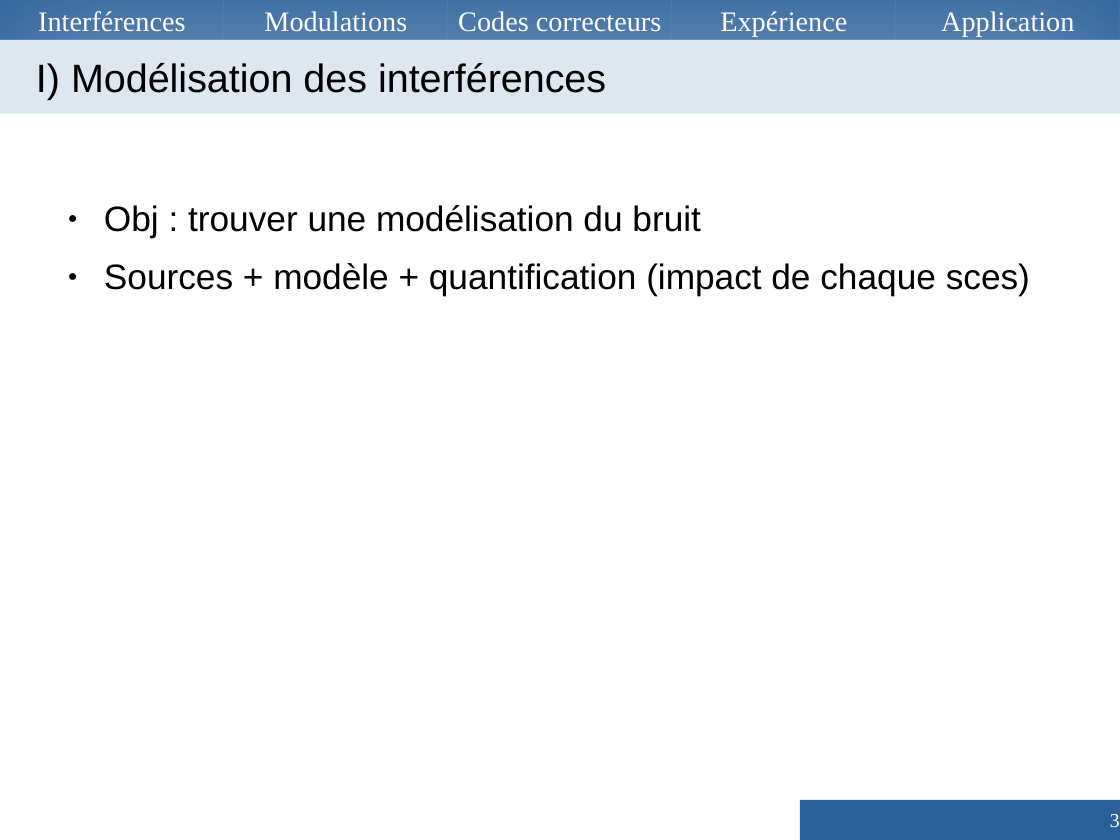
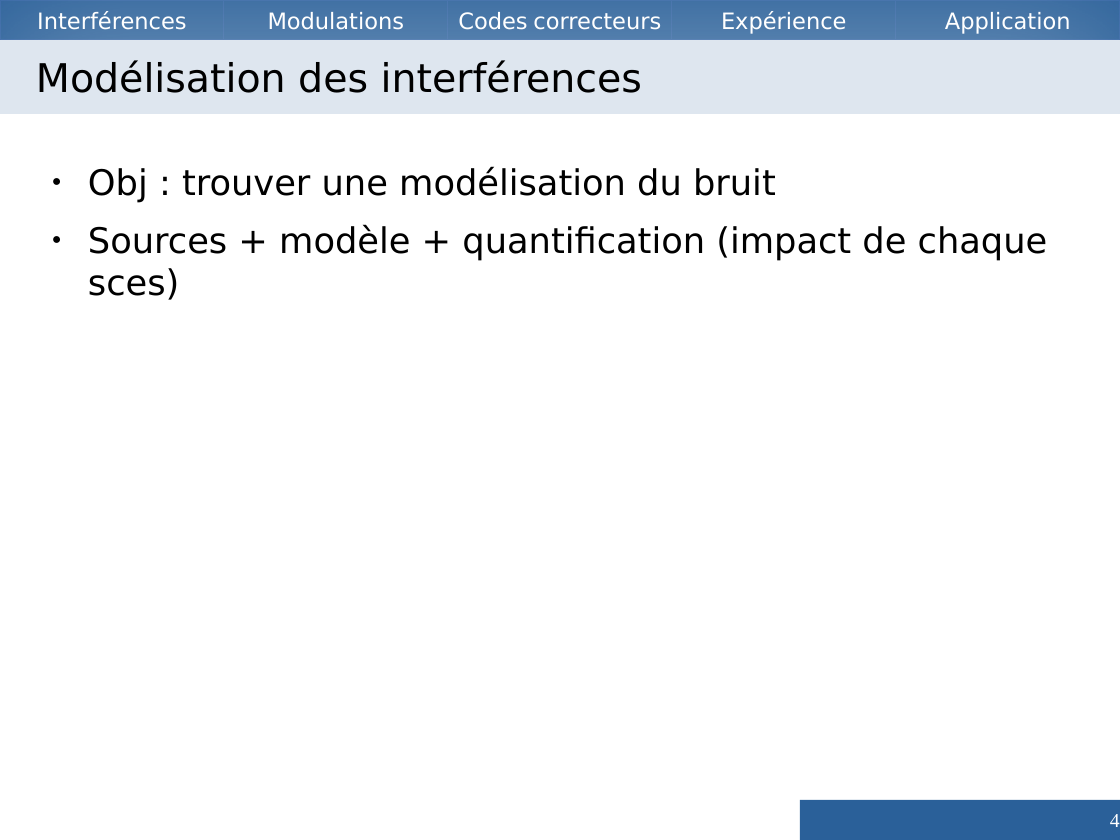
Before and after one commit to Vzrod/tipe, a slide deck: slide 4 of TIPE.odp (slide 3 before the commit). Drawn at 1120x840 pixels with LibreOffice and Linux fonts; fonts in the diff are those of the drawing. Boxes give left, top, right and bottom in pixels: in the first picture for what was removed or moved away, otherwise in the second. Text is boxed around its words. In the diff, an @@ line names an element or a change of style, - is before the commit and + after.

```diff
--- a/TIPE.odp
+++ b/TIPE.odp
@@ size 20 to 16 pt, font Times New Roman to DejaVu Sans in 5 elements at box(0, 0, 224, 40), box(224, 0, 447, 40), box(448, 0, 672, 40), box(672, 0, 895, 40), box(896, 0, 1120, 40) @@
@@ title at box(36, 60, 642, 93): text changed; font Arial to DejaVu Sans @@
-I) Modélisation des interférences
+Modélisation des interférences
@@ text "Obj : trouver une modélisation ...": place and size @@
-text "Obj : trouver une modélisation ..." at box(104, 205, 1030, 296)
+text "Obj : trouver une modélisation ..." at box(88, 167, 1048, 300)
@@ text "Obj : trouver une modélisation ..." at box(88, 167, 1048, 300): font Arial to DejaVu Sans @@
@@ page number at box(1110, 814, 1120, 827): text changed @@
-3
+4
```
Also in this commit, not shown: 16 other slides changed, 19 slides added, 7 slides removed, 3 other files.
